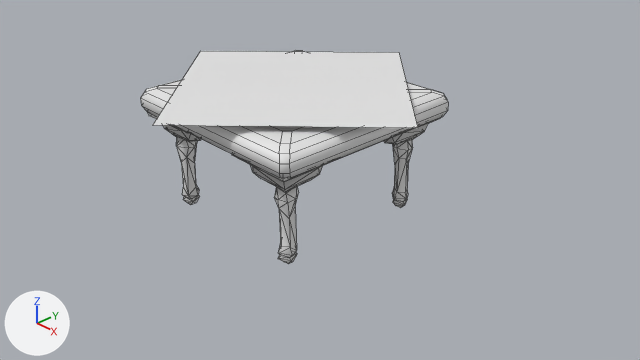
One commit to the Blender file models/SquareTable/table.blend: the scene before it, then after it.
One viewpoint serves both versions: the file's camera 'Camera'. The lights are fixed; the arrows at lower left show +X, +Y and +Z. Mesh edges are drawn as thin lines.

The first picture shows 'Cloth', 'Legs', 'Top'.
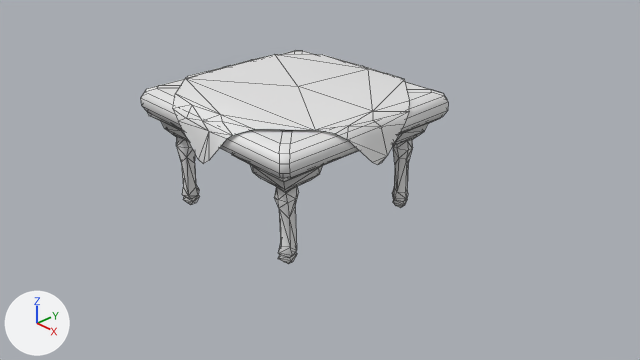
Commit message: Added cloth to table

What changed in the scene script:
```text
Change me_plane_001:
    used by ob_cloth; location = (0.0, 0.0, 2.01); rotation_euler = (0.0, 0.0, 0.785), in degrees (0, 0, 45); scale = (1.68, 1.68, 1.68)
    remove me_plane_001.from_pydata(...)  # 4 vertices, 1 face; spans x -1.0..1.0, y -1.0..1.0, z 0.0
    add me_plane_001.from_pydata(...)  # 58 vertices, 76 faces; spans x -1.0..1.0, y -1.0..1.0, z -0.45..-0.03
    me_plane_001 part 1: the whole mesh is rebuilt
    me_plane_001 part 2: the surface is now shaded smooth
```

Changed parts and their boxes [x1, y1, x2, y2] in the pictures (640 x 360 px):
'Cloth', reshaped (11% narrower, 44% taller): before [153, 51, 418, 128]; after [173, 54, 410, 165]
part 1 of me_plane_001, built on: before [153, 51, 418, 128]; after [173, 54, 410, 165]
